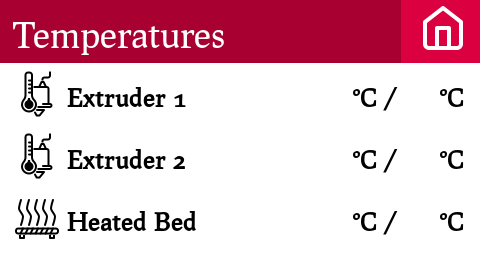
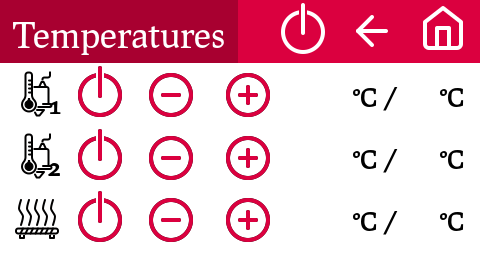
Before/after of a 480px x 272px layered artwork. What changed in the layer stack:
added layer "arrow-left.svg-Kopie" above "home.svg" over [356, 15, 388, 47]
added layer "AllOff" above "Selected2" over [281, 3, 325, 54]
added layer "Selected2" above "SelectedIconTitle" over [78, 66, 270, 242]
painted on "SelectedIconTitle" over [238, 0, 401, 63]
added layer "Controls_E3" above "Controls_E2" over [78, 191, 270, 242]
added layer "Controls_E2" above "Controls_E1" over [78, 129, 270, 180]
added layer "Controls_E1" above "Temperatures" over [78, 66, 270, 117]
renamed "Extruder 1 ..." to "1 ...", painted on it over [48, 87, 196, 232]
